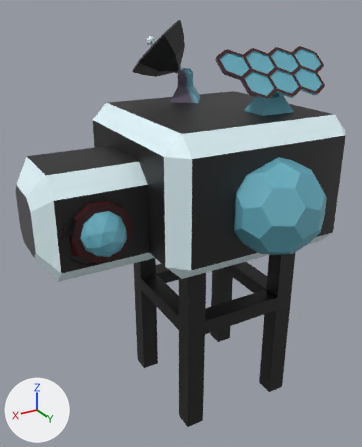
Renders of the FBX model models/edCompuerta/EdificioCompuerta.fbx from each side of a commit.
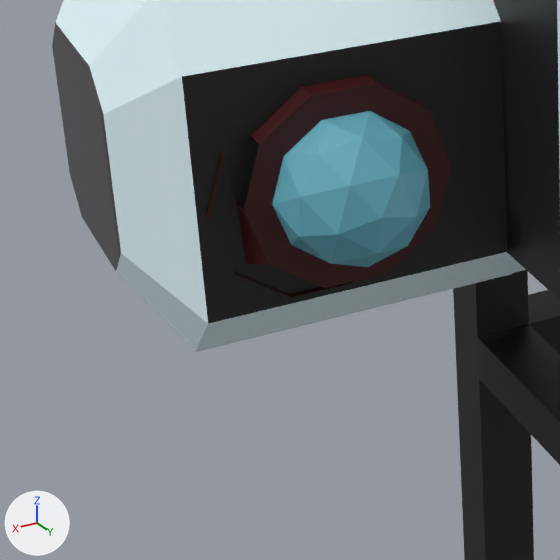
There are two pictures of each version: one whole from a 50 mm camera at (6.79, 4.95, 5.94) aimed at (2.07, -2.91, 2.01), one close up on the part from 0% to 46% of the width and 40% to 77% of the height. Lighting does not change. The marker at lower left points along +X, +Y and +Z. Where no turn or scale is listed for an object, it has been applied to the vertices. Vertices at the same position are counted once.

Objects in the first close-up: 'BaseCompuerta'.
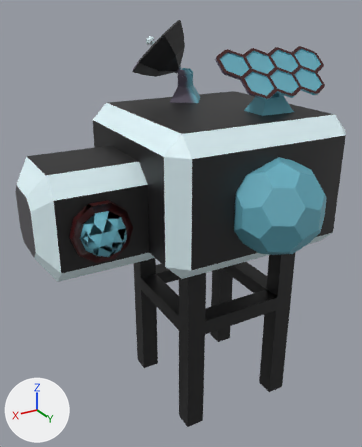
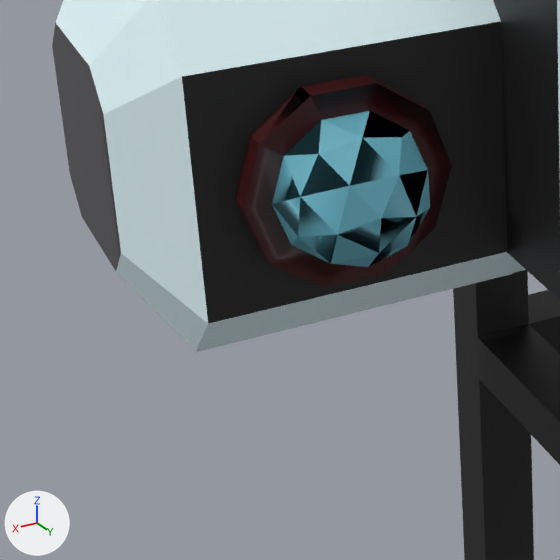
The edits, one by one:
me_base_01_solarpanel_01 is used by ob_basecompuerta; location (0.474, -2.364, 4.138).
me_base_01_solarpanel_01 had 708 vertices, 776 faces and spanned x -1.27..4.53, y -2.93..2.07, z -6.38..1.58.
me_base_01_solarpanel_01 now has 709 vertices, 776 faces and spans x -1.27..4.53, y -2.93..2.07, z -6.38..1.58.
me_base_01_solarpanel_01 part 1: the loose piece of 4 vertices spanning x 4.11..4.21, y -0.05..0.1, z -1.65..-1.34 is deleted.
Part 2, on me_base_01_solarpanel_01:
8 vertices are removed from x 3.24..4.11, y -0.05..0.13, z -2.16..-1.97.
37 faces are deleted.
13 vertices are added at x 3.1..4.07, y 0.0..0.24, z -2.09..-1.28.
39 new faces join them.

Location of each change, [x1, y1, x2, y2] in pixels of the close-ups (560 x 560 px; the box of a moved part takes in the faces that stretch with it):
part 1 of me_base_01_solarpanel_01, deleted
    before: [207, 152, 224, 220]
part 2 of me_base_01_solarpanel_01, moved or reshaped
    before: [234, 75, 430, 297]
    after: [235, 75, 430, 287]
